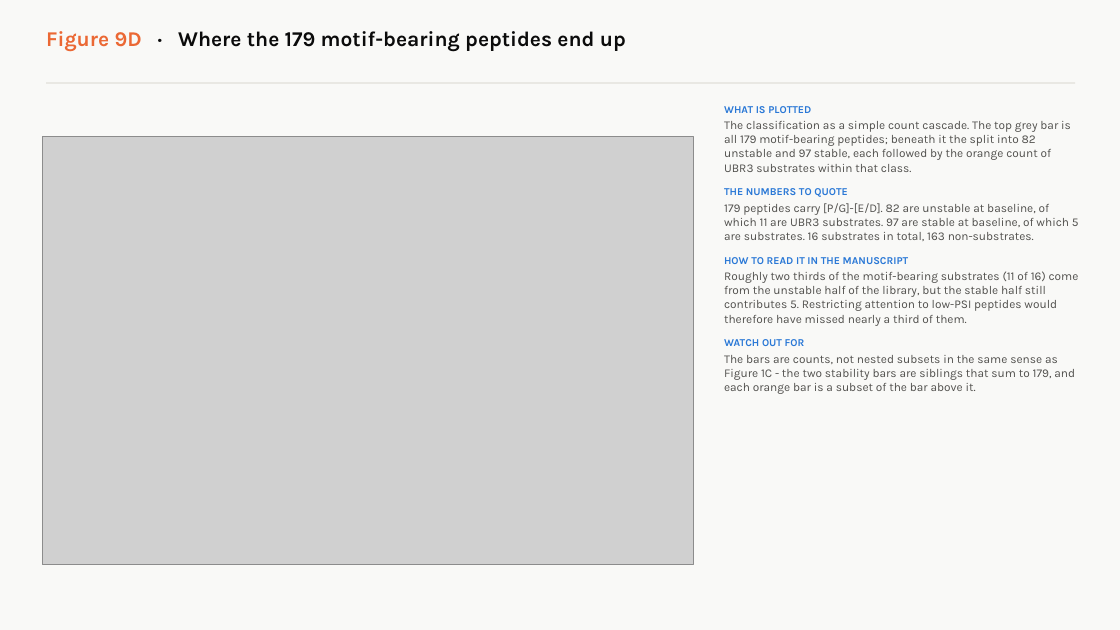
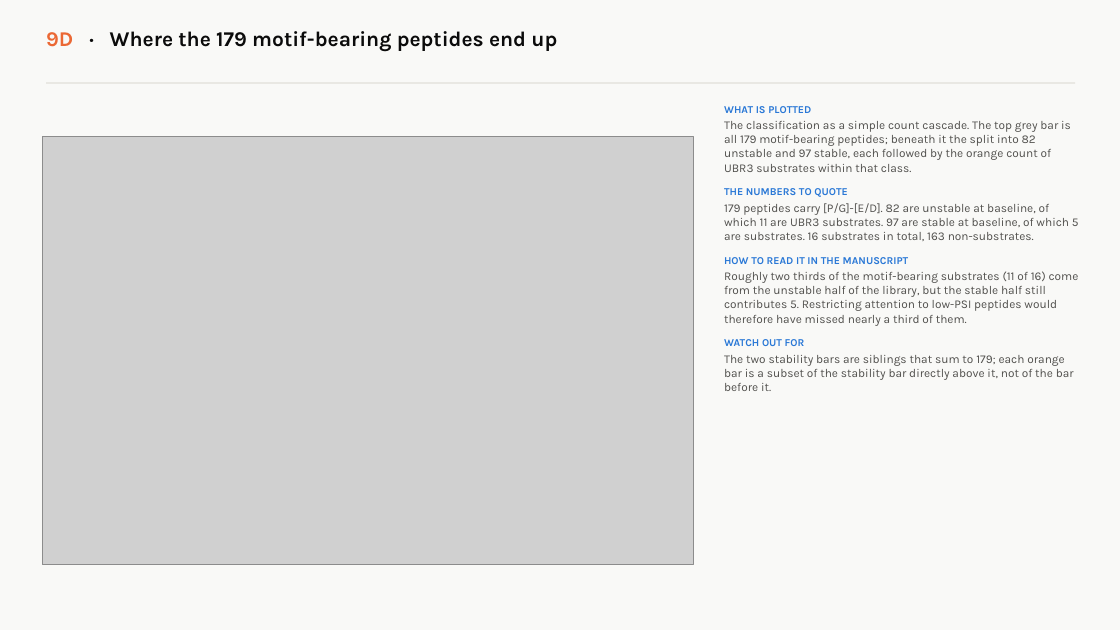
Before and after one commit to idobleicher/dianaMega, a slide deck: slide 29 of ubr3_PG_reviewer/UBR3_figures_explained.pptx (slide 44 before the commit). Drawn at 1120x630 pixels with LibreOffice and Linux fonts; fonts in the diff are those of the drawing; grey boxes stand for pictures. Boxes give left, top, right and bottom in pixels: in the first picture for what was removed or moved away, otherwise in the second. Text is boxed around its words. In the diff, an @@ line names an element or a change of style, - is before the commit and + after.

```diff
--- a/ubr3_PG_reviewer/UBR3_figures_explained.pptx
+++ b/ubr3_PG_reviewer/UBR3_figures_explained.pptx
@@ text at (46,31,557,52): text changed @@
-Figure 9D · Where the 179 motif-bearing peptides end up
+9D · Where the 179 motif-bearing peptides end up
@@ text at (724,355,1074,391): text changed @@
-The bars are counts, not nested subsets in the same sense as Figure 1C - the two stability bars are siblings that sum to 179, and each orange bar is a subset of the bar above it.
+The two stability bars are siblings that sum to 179; each orange bar is a subset of the stability bar directly above it, not of the bar before it.
```
Also in this commit, not shown: 29 other slides changed, 4 slides added, 14 slides removed, 38 other files.
